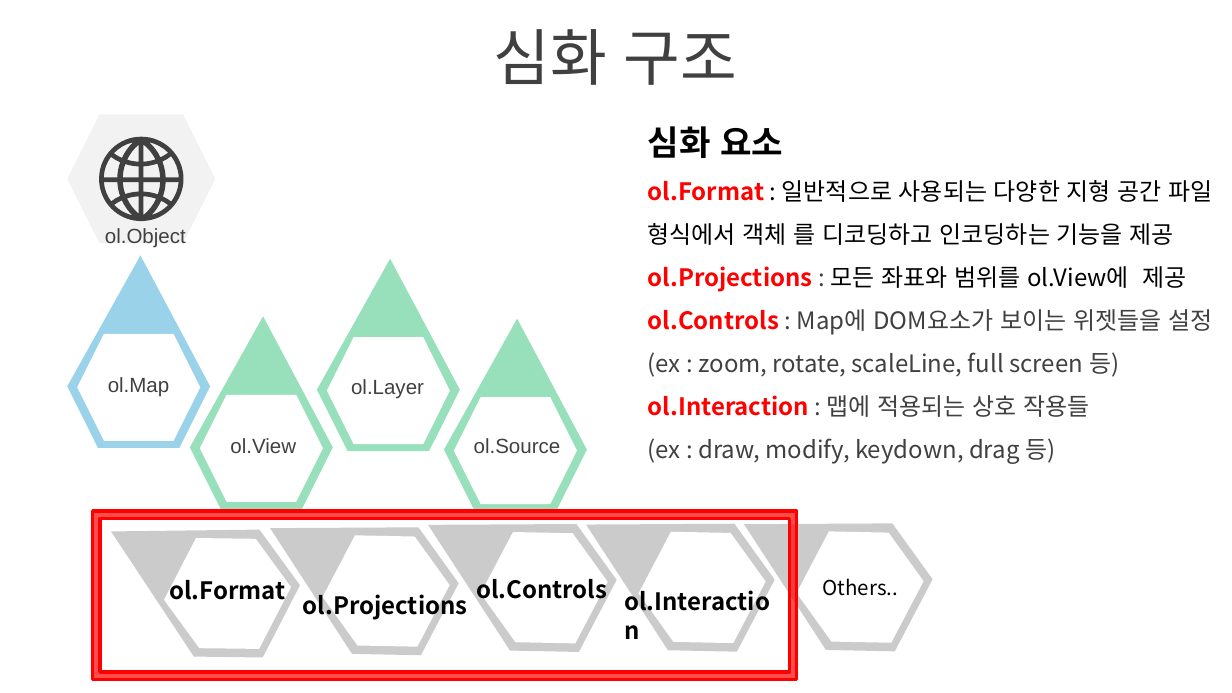
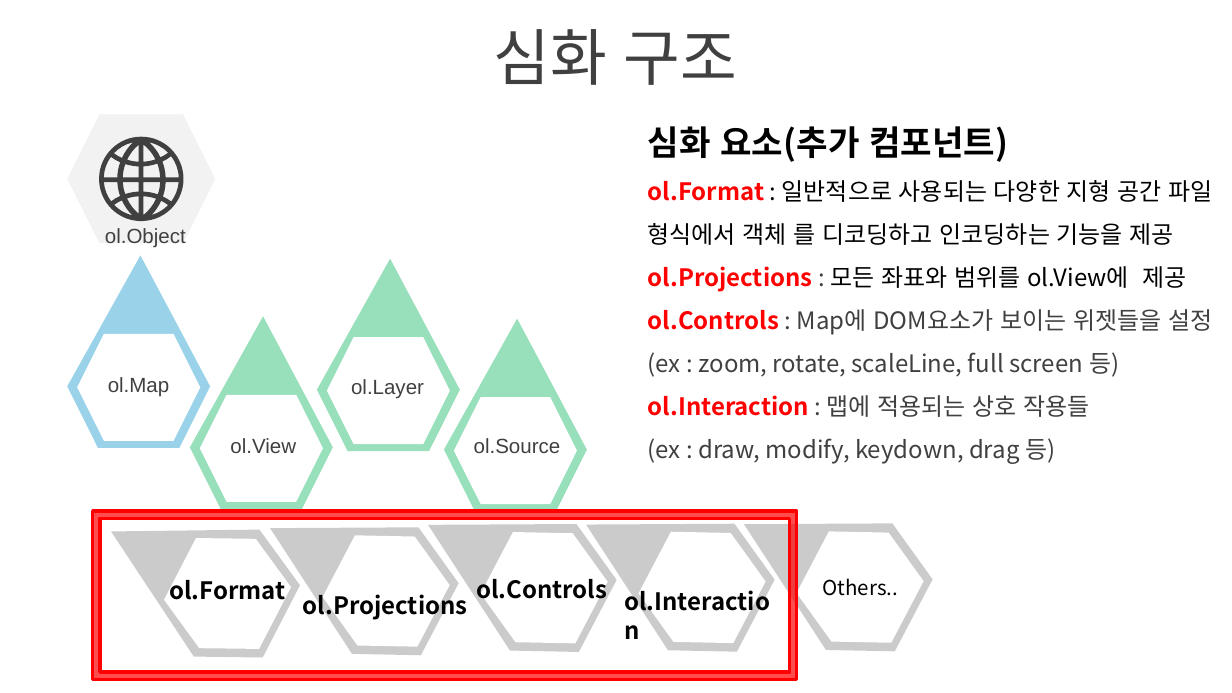
Before and after one commit to awjae/OpenLayers-Study, a slide deck: slide 7 of 오픈레이어스_v0.1_담당어재승.pptx. Drawn at 1232x693 pixels with LibreOffice and Linux fonts; fonts in the diff are those of the drawing; background and template pictures are left out. Boxes give left, top, right and bottom in pixels: in the first picture for what was removed or moved away, otherwise in the second. Text is boxed around its words. In the diff, an @@ line names an element or a change of style, - is before the commit and + after.

```diff
--- a/오픈레이어스_v0.1_담당어재승.pptx
+++ b/오픈레이어스_v0.1_담당어재승.pptx
@@ text at <box>648,126,1008,162</box>: text changed @@
-심화 요소
+심화 요소(추가 컴포넌트)
```
Also in this commit, not shown: 2 other slides changed, 9 other files.
